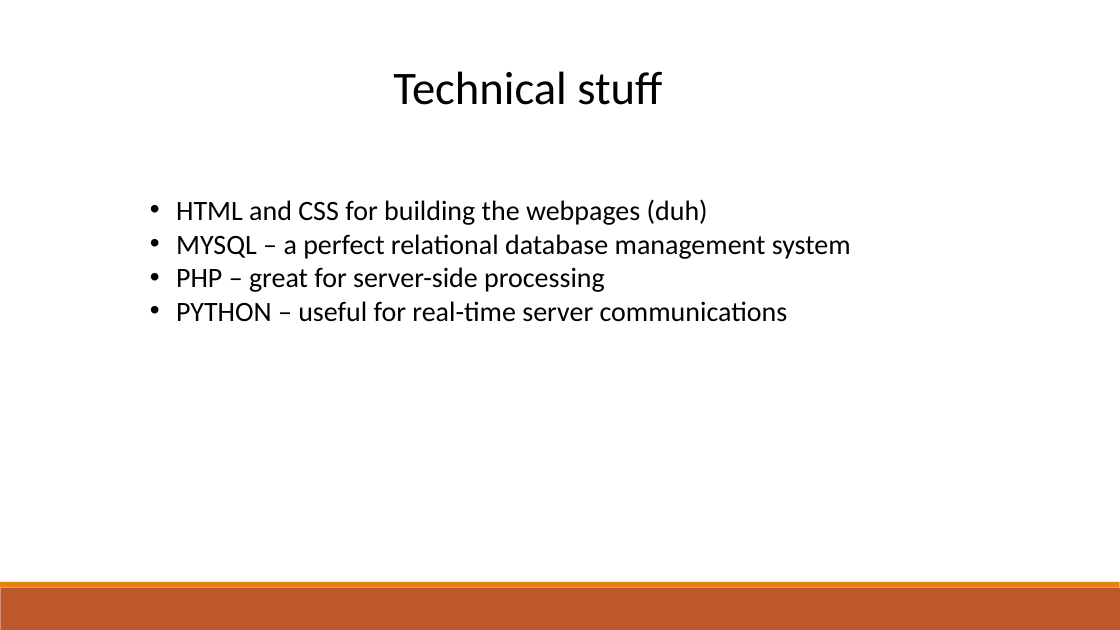
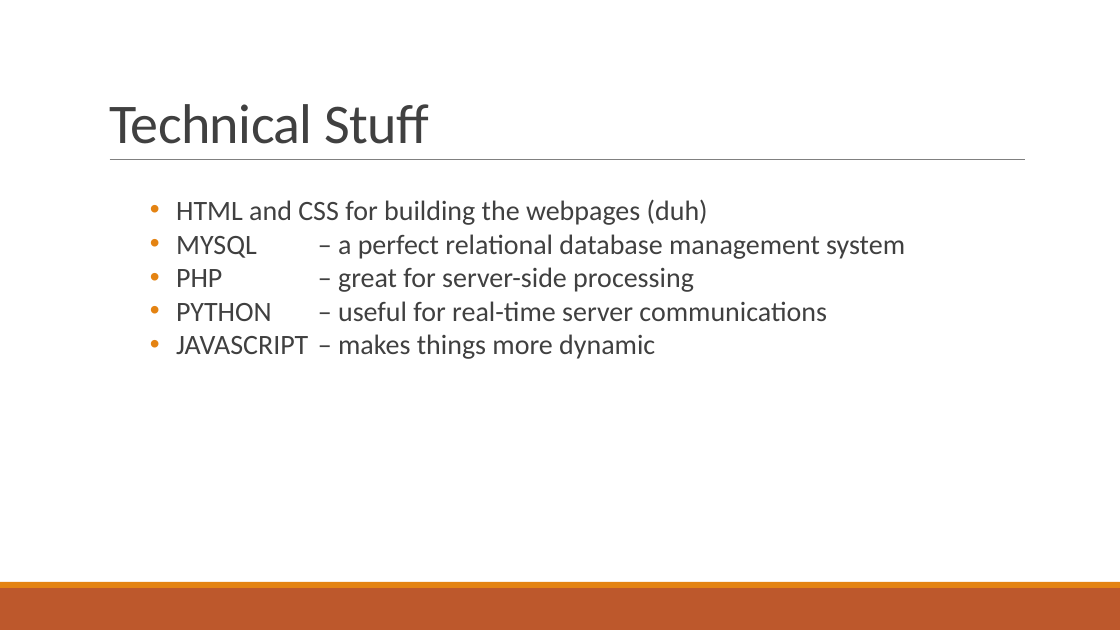
Before and after one commit to dragosthealex/roomies, a slide deck: slide 19 of resources/presentation1/final_presentation.pptx. Drawn at 1120x630 pixels with LibreOffice and Linux fonts; fonts in the diff are those of the drawing. Boxes give left, top, right and bottom in pixels: in the first picture for what was removed or moved away, otherwise in the second. Text is boxed around its words. In the diff, an @@ line names an element or a change of style, - is before the commit and + after.

```diff
--- a/resources/presentation1/final_presentation.pptx
+++ b/resources/presentation1/final_presentation.pptx
@@ title "Technical Stuff" at [109, 104, 429, 144]: vertical alignment top to bottom @@
@@ title at [109, 104, 429, 144]: text changed; size 40 to 48 pt; text colour #000000 to #404040 @@
-Technical stuff
+Technical Stuff
@@ line added from (110, 160) to (1026, 160), #808080 0.5 pt @@
@@ text at [176, 199, 905, 321]: text colour #000000 to #404040 in "HTML and CSS for building the webpages ...", "MYSQL – a perfect relational database management ...", "PHP – great for server-side processing", "PYTHON – useful for real-time server communications" @@
@@ text at [176, 334, 655, 359]: paragraph added @@
+• JAVASCRIPT – makes things more dynamic
```
Also in this commit, not shown: 19 other slides changed, 10 slides added, 4 slides removed, 4 other files.
